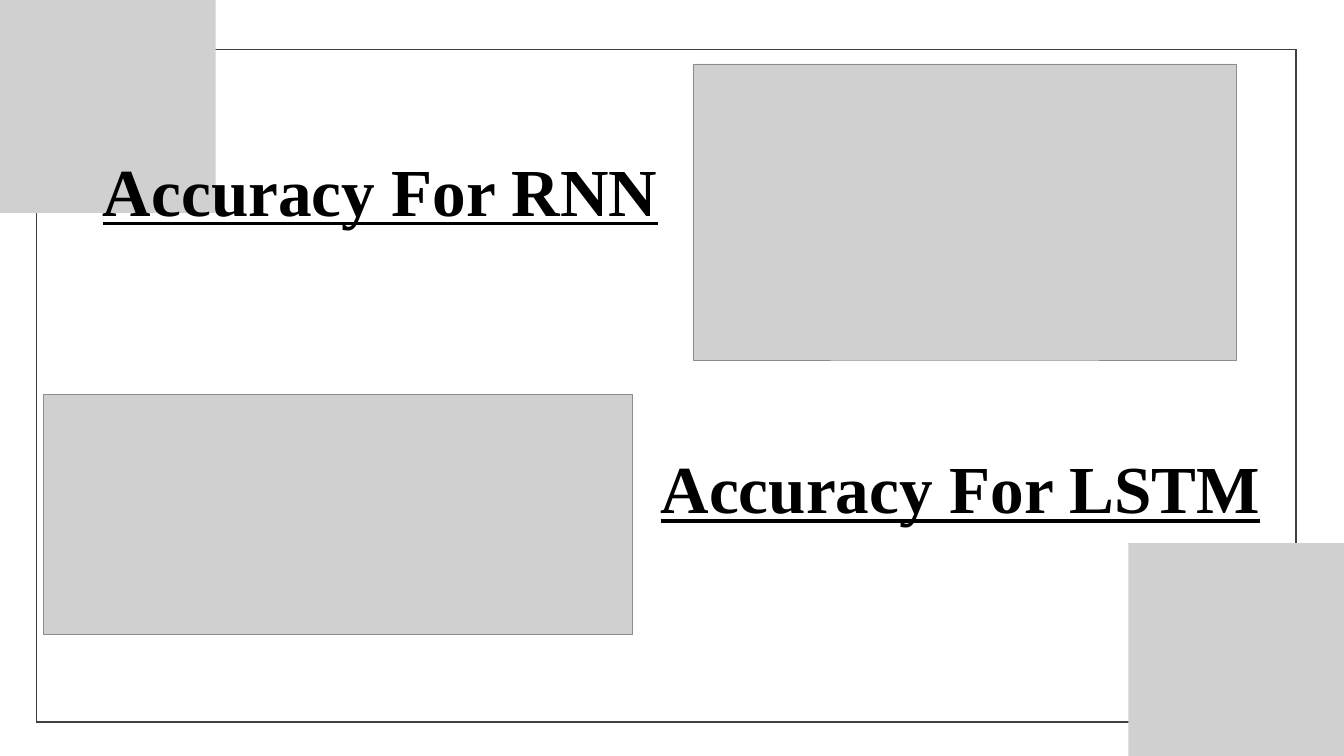
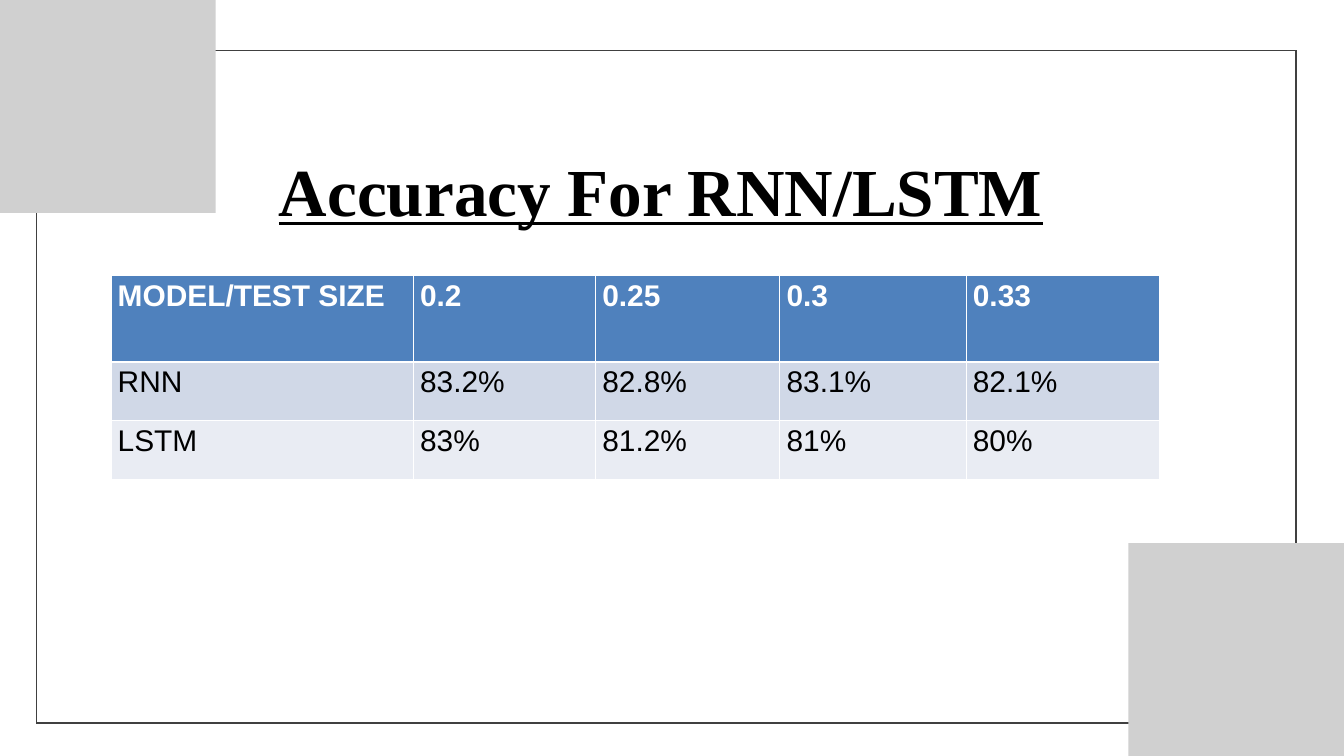
Before and after one commit to Codegeek2004/CyberBullying_Detection, a slide deck: slide 12 of static/asset/PRESENTATION.pptx (slide 11 before the commit). Drawn at 1344x756 pixels with LibreOffice and Linux fonts; fonts in the diff are those of the drawing; grey boxes stand for pictures. Boxes give left, top, right and bottom in pixels: in the first picture for what was removed or moved away, otherwise in the second. Text is boxed around its words. In the diff, an @@ line names an element or a change of style, - is before the commit and + after.

```diff
--- a/static/asset/PRESENTATION.pptx
+++ b/static/asset/PRESENTATION.pptx
@@ freeform shape at box(37, 51, 1296, 723): outline redrawn @@
@@ picture removed at box(693, 64, 1236, 360) @@
@@ text at box(279, 171, 1042, 228): text changed @@
-Accuracy For RNN
+Accuracy For RNN/LSTM
@@ table added at box(111, 276, 1159, 479), 3 rows, 5 columns @@
+MODEL/TEST SIZE | 0.2 | 0.25 | 0.3 | 0.33
+RNN | 83.2% | 82.8% | 83.1% | 82.1%
+LSTM | 83% | 81.2% | 81% | 80%
@@ picture removed at box(44, 394, 632, 634) @@
@@ text removed at box(661, 468, 1260, 526) @@
-Accuracy For LSTM
```
Also in this commit, not shown: 1 other slide changed.
